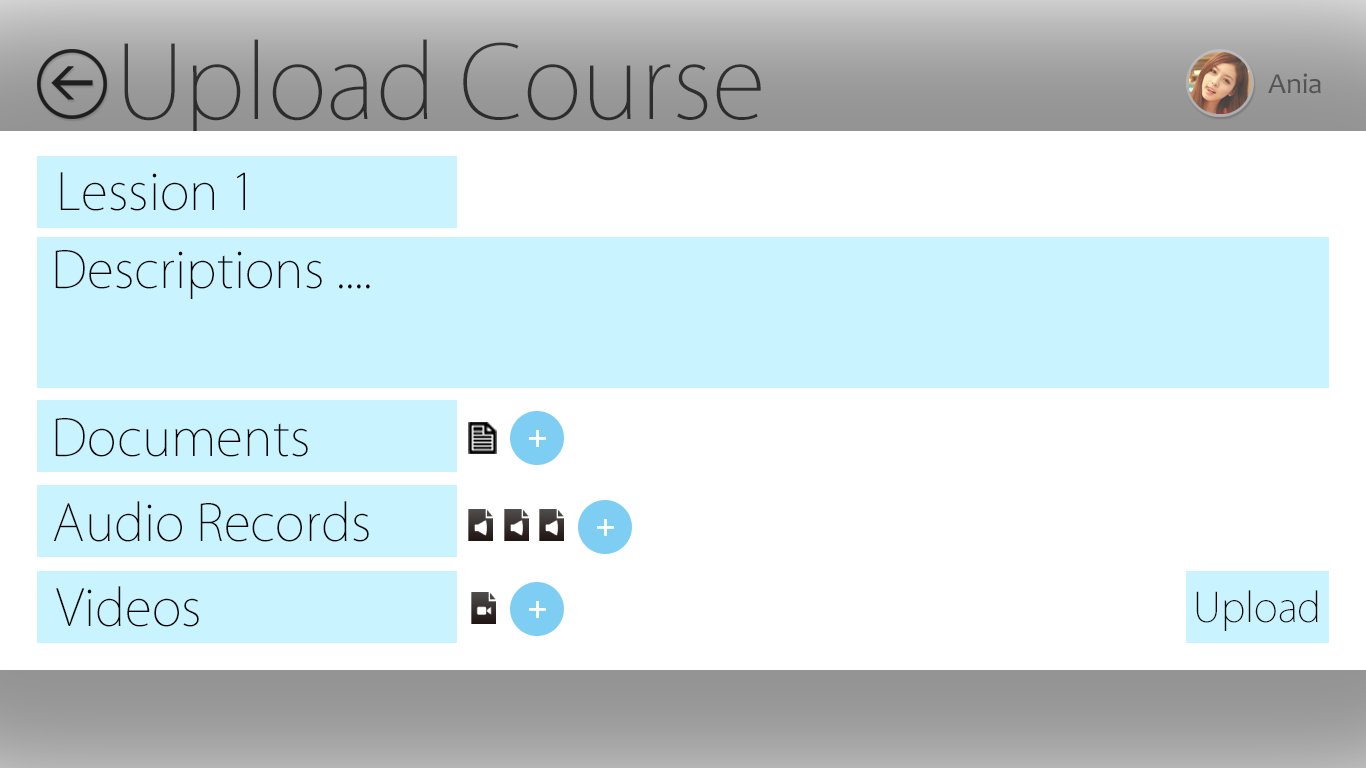
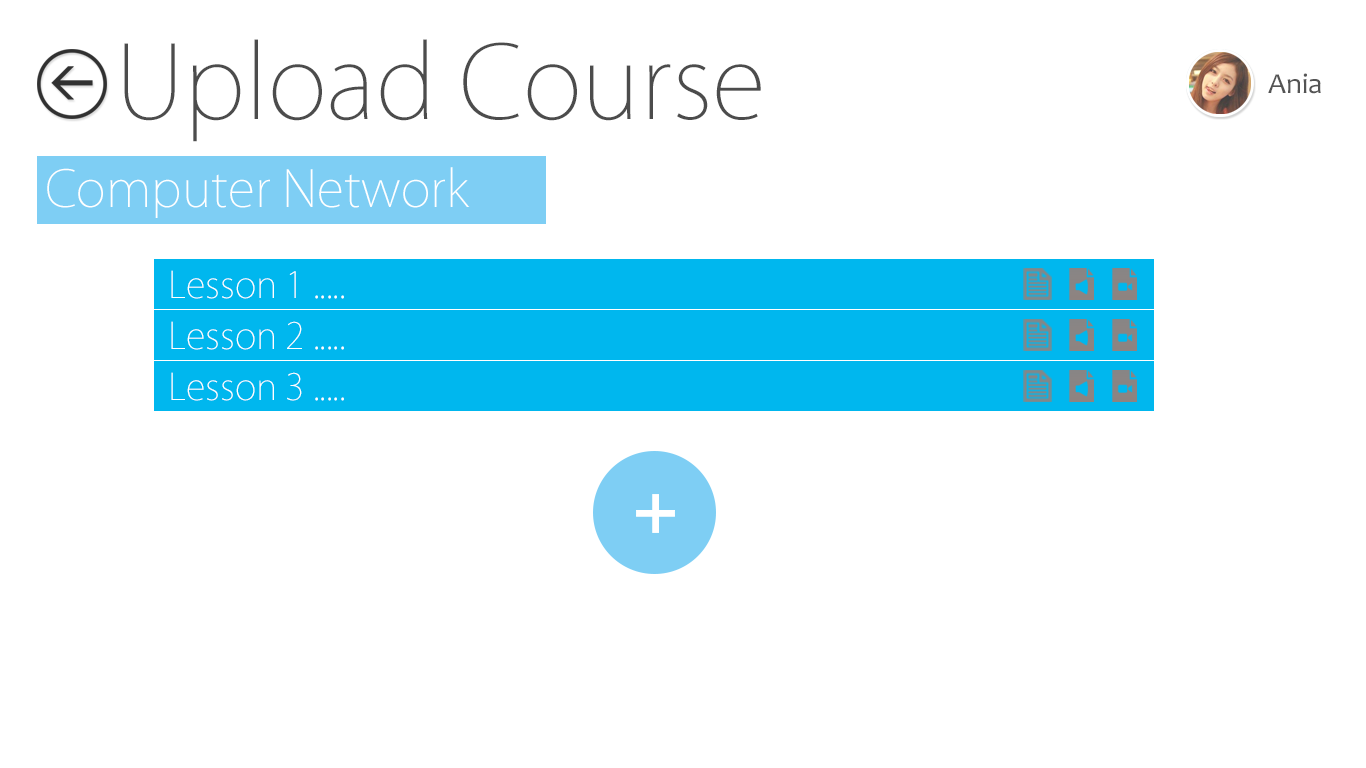
Layered file, before and after one edit (w=1366, h=768). Changes by layer:
hid group "addlesson" (40 layers) over [left=37, top=131, right=1329, bottom=643]
